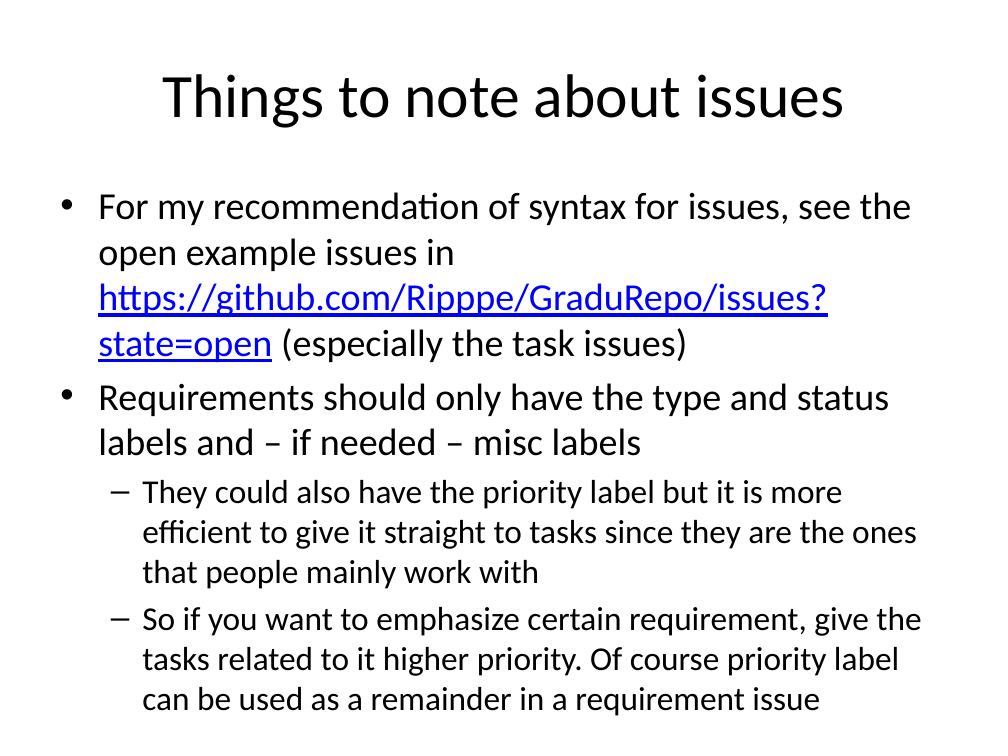
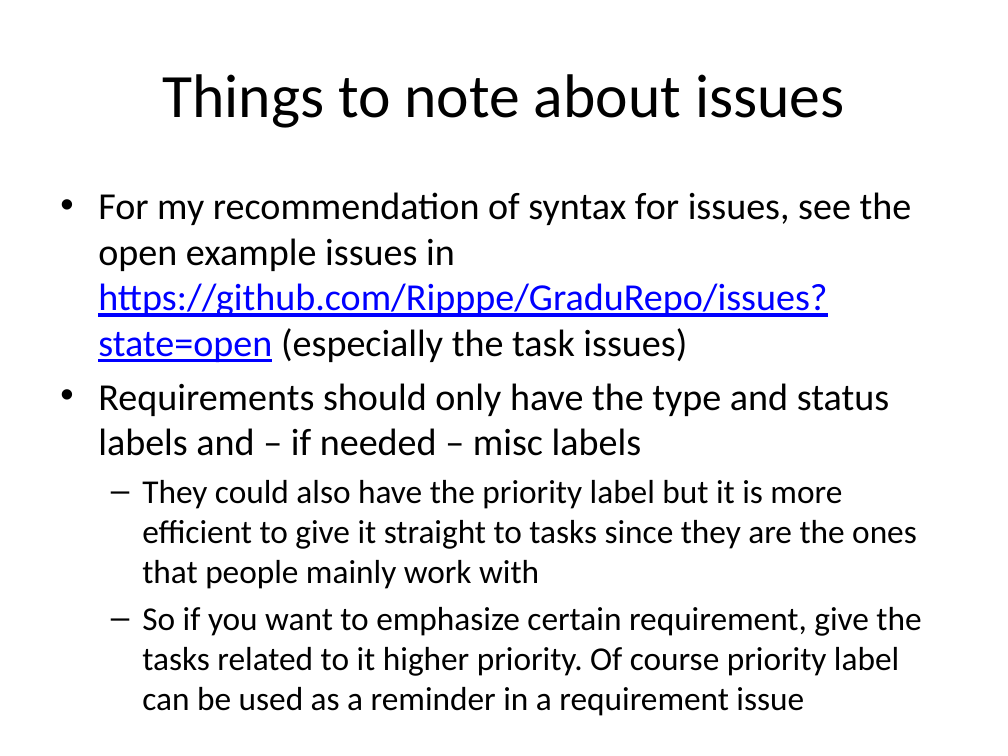
Before and after one commit to Ripppe/GraduRepo, a slide deck: slide 40 of Managing requirements in GitHub.pptx. Drawn at 1008x756 pixels with LibreOffice and Linux fonts; fonts in the diff are those of the drawing. Boxes give left, top, right and bottom in pixels: in the first picture for what was removed or moved away, otherwise in the second. Text is boxed around its words. In the diff, an @@ line names an element or a change of style, - is before the commit and + after.

```diff
--- a/Managing requirements in GitHub.pptx
+++ b/Managing requirements in GitHub.pptx
@@ text at (x1=142, y1=607, x2=921, y2=716): text changed @@
-  – So if you want to emphasize certain requirement, give the tasks related to it higher priority. Of course priority label can be used as a remainder in a requirement issue
+  – So if you want to emphasize certain requirement, give the tasks related to it higher priority. Of course priority label can be used as a reminder in a requirement issue
```
Also in this commit, not shown: 3 other slides changed, 3 other files.
